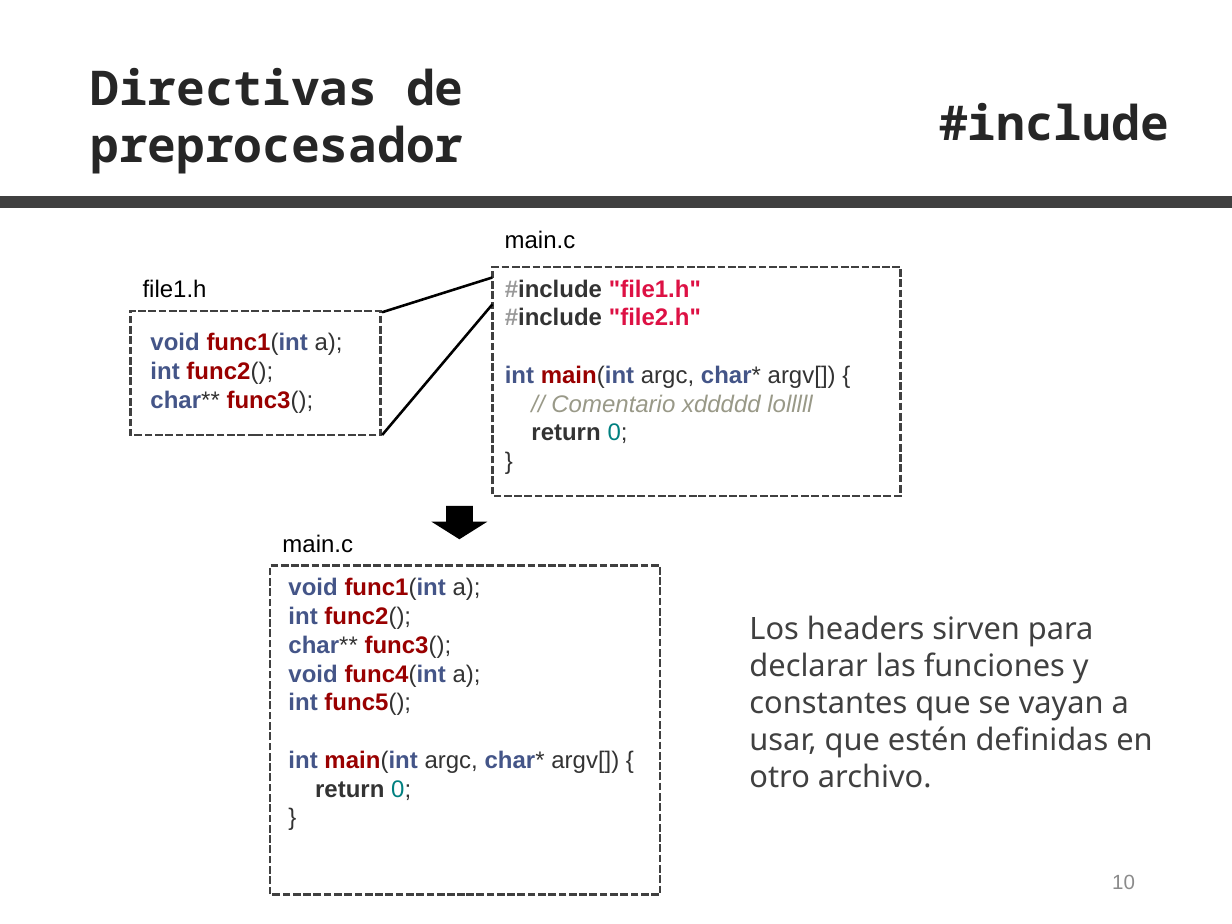
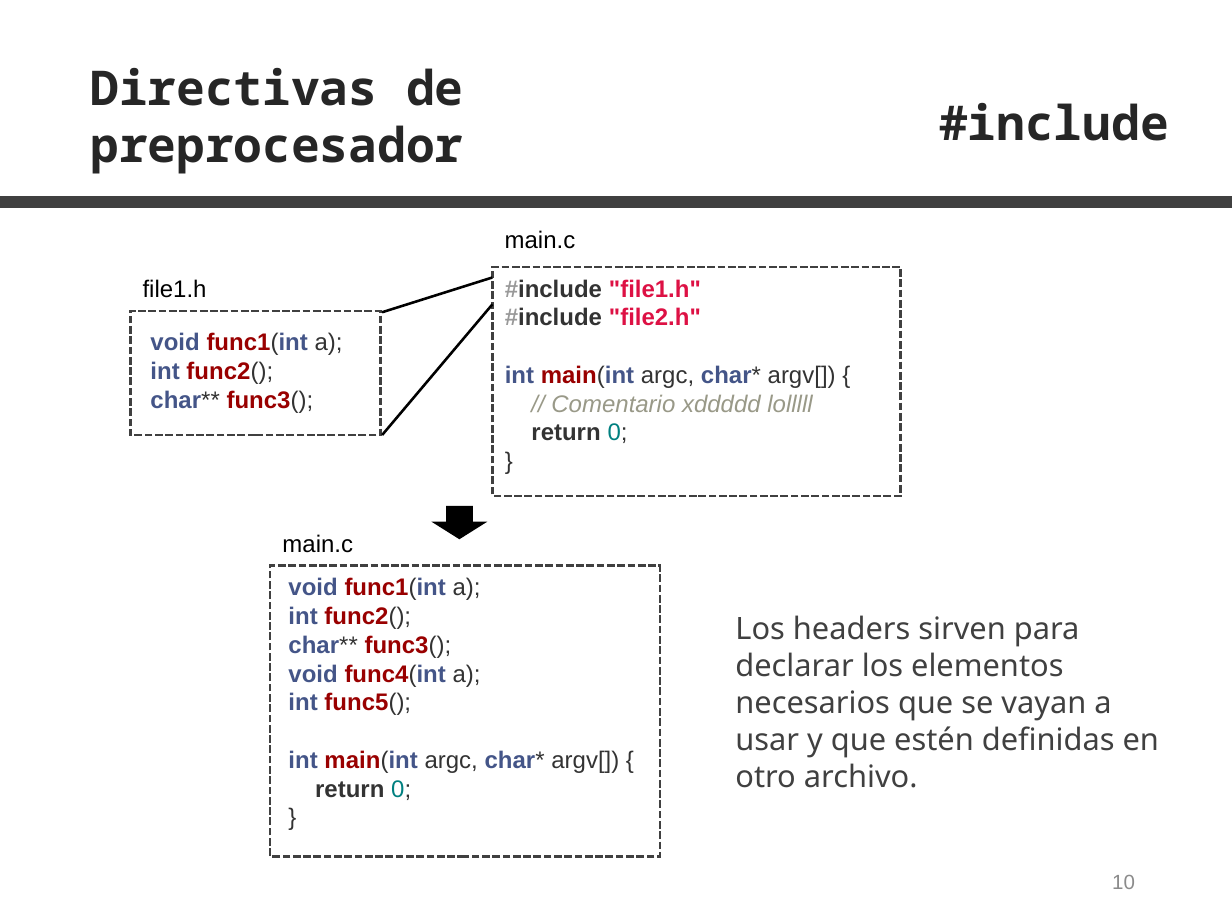
Before and after one commit to z4na14/C-para-normies, a slide deck: slide 10 of transparencias.pptx. Drawn at 1232x924 pixels with LibreOffice and Linux fonts; fonts in the diff are those of the drawing. Boxes give left, top, right and bottom in pixels: in the first picture for what was removed or moved away, otherwise in the second. Text is boxed around its words. In the diff, an @@ line names an element or a change of style, - is before the commit and + after.

```diff
--- a/transparencias.pptx
+++ b/transparencias.pptx
@@ rectangle: place and size @@
-rectangle at [270, 565, 660, 894]
+rectangle at [270, 565, 660, 856]
@@ text at [735, 615, 1159, 788]: text changed @@
-Los headers sirven para declarar las funciones y constantes que se vayan a usar, que estén definidas en otro archivo.
+Los headers sirven para declarar los elementos necesarios que se vayan a usar y que estén definidas en otro archivo.
```
Also in this commit, not shown: 4 other slides changed, 2 other files.
